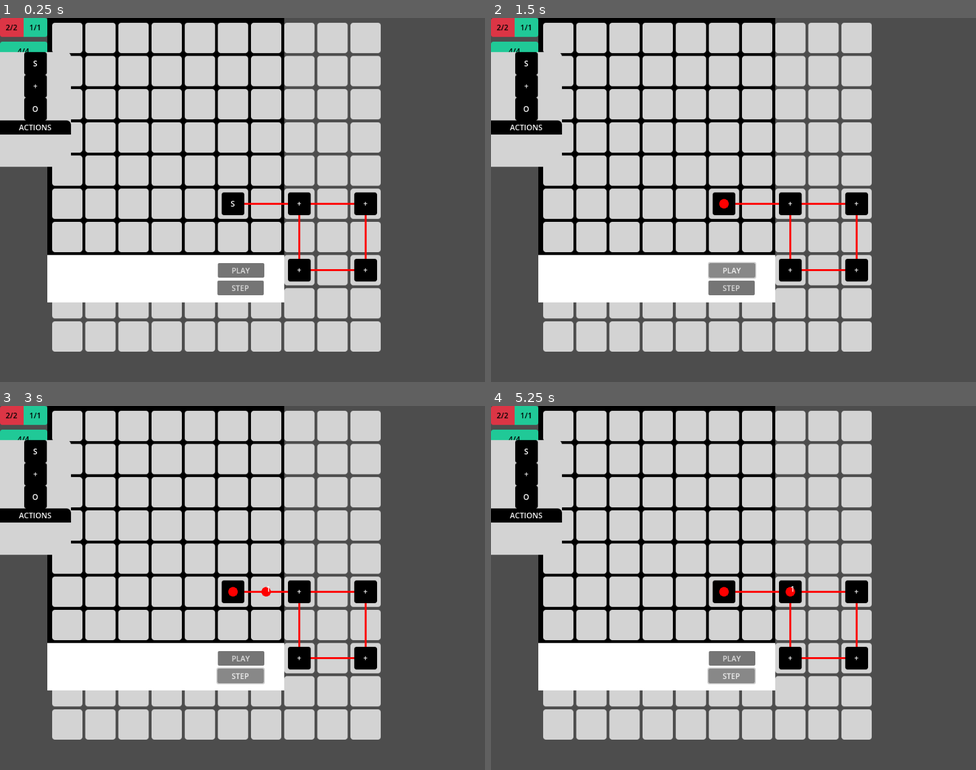
Above: before the commit, frames 1-4 (two rows, left to right).
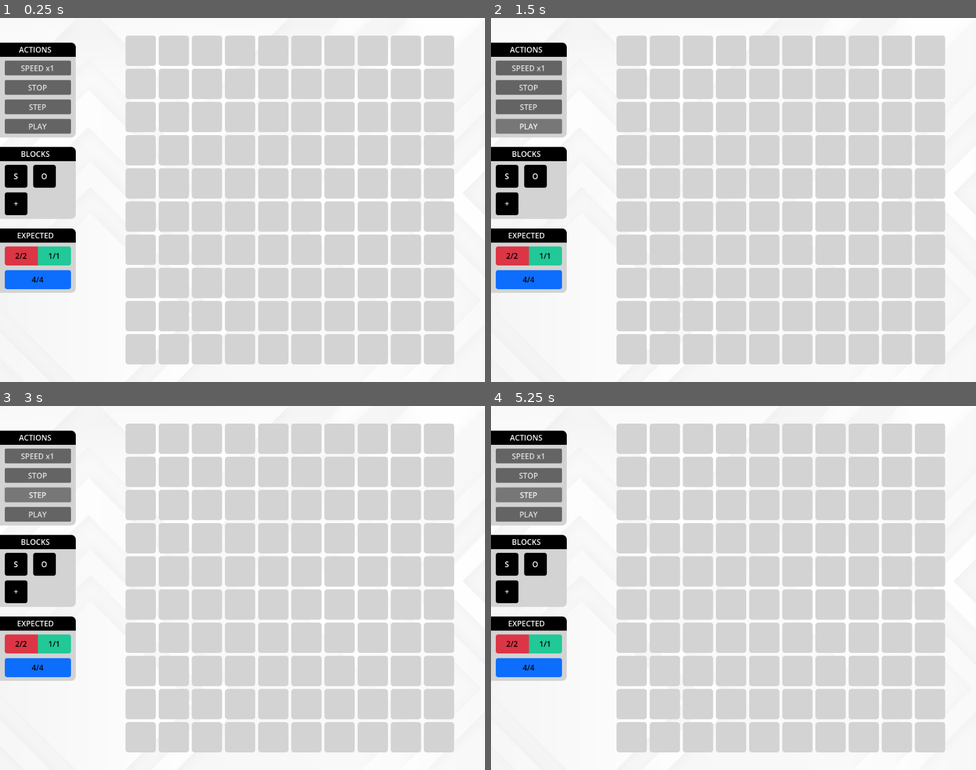
Above: after the commit, the same moments.

Repository: ricoapon/planet-cell
Game: Godot game, scene res://Scenes/screens/EditGridScreen.tscn
The game is run twice, just before and just after one commit, with the same random seed, the same clock (stepped at 60 frames per second) and the same inputs. Before the commit the project starts from res://Scenes/menu.tscn.
Inputs (mouse positions are in pixels of both pictures, inside the frame that each line leads up to):
- Up to frame 1 (0.25 s): no input
- Up to frame 2 (1.5 s): click "PLAY" at 0.5 s; click "PLAY" at 1.25 s
- Up to frame 3 (3 s): click (38, 456) at 2 s, where only the run after the commit has a clickable "SPEED x1"; click "STEP" at 2.75 s
- Up to frame 4 (5.25 s): click (529, 475) at 3.5 s, where only the run after the commit has a clickable "STOP"; click (529, 456) at 4.25 s, where only the run after the commit has a clickable "SPEED x1"; click "STEP" at 5 s

The runs differ from the first frame. In frame 1, 69% of the frame differs, in the area x 0-100%, y 0-100%; in frame 2, 69%; in frame 3, 69%; in frame 4, 69%.

Commit message:
Change main screen to edit screen

Diff:
--- a/project.godot
+++ b/project.godot
@@ -11,7 +11,7 @@
 [application]
 
 config/name="Planet Cell"
-run/main_scene="uid://dy4dooi088si3"
+run/main_scene="uid://cky1vttdixbsd"
 config/features=PackedStringArray("4.4", "GL Compatibility")
 config/icon="res://icon.svg"
 
